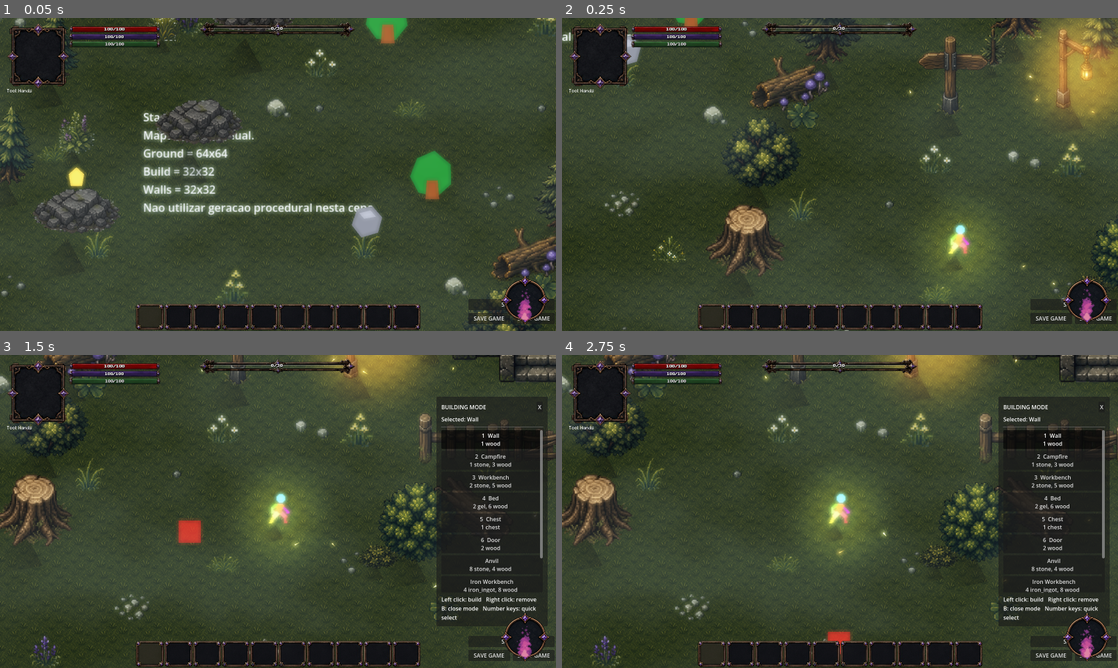
Above: before the commit, frames 1-4 (two rows, left to right).
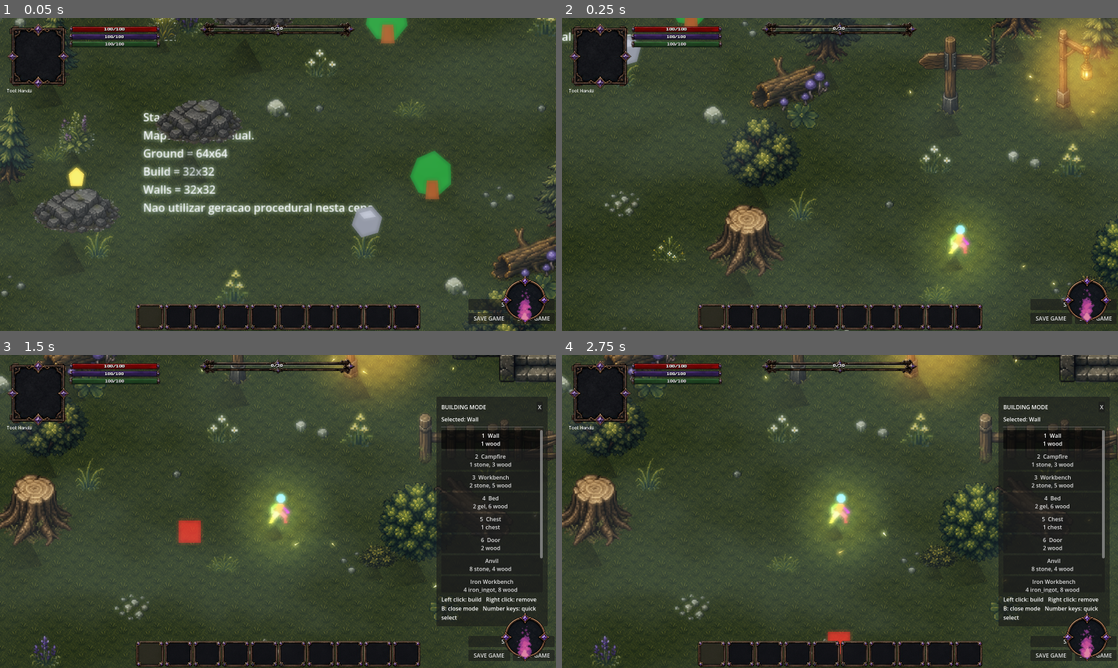
Above: after the commit, the same moments.

Repository: ramonsamagaio/Oathwake-Main
Game: Godot game, scene res://scenes/game/Game.tscn
Two runs of this game, one before a commit and one after it. Both use one fixed random seed, a clock stepped at 60 frames per second and the inputs below. This scene is started directly instead of the project's main scene.
Inputs (mouse positions are in pixels of both pictures, inside the frame that each line leads up to):
- Up to frame 1 (0.05 s): no input
- Up to frame 2 (0.25 s): no input
- Up to frame 3 (1.5 s): tap Enter at 0.5 s; move the mouse to (400, 495) at 0.52 s; hold D 0.53-1.25 s; tap B at 0.6 s; click (400, 495) at 0.67 s; tap Space at 0.77 s; drag from (166, 527) to (250, 574) at 1.27 s
- Up to frame 4 (2.75 s): click (840, 652) at 2 s

The runs differ from the first frame. In frame 1, less than 0.1% of the frame differs, in the area x 85-100%, y 48-95%; in frame 2, less than 0.1%; in frame 3, less than 0.1%; in frame 4, less than 0.1%, in the area x 3-89%, y 9-88%.

Commit message:
Attach world visual director to gameplay maps

Diff:
--- a/scripts/maps/MapRoot.gd
+++ b/scripts/maps/MapRoot.gd
@@ -5,12 +5,14 @@
 const FUNCTIONAL_GROUND_TEXTURE := preload("res://assets/generated/functional_ground_tile.svg")
 const WorldDepthRuntime := preload("res://scripts/world/WorldDepthRuntime.gd")
 const DirectionalShadowRuntime := preload("res://scripts/effects/DirectionalShadowRuntime.gd")
+const WorldVisualDirectorScript := preload("res://scripts/world/WorldVisualDirector.gd")
 
 @export var map_id: String = ""
 @export var display_name: String = ""
 @export var default_spawn_point_name: String = "PlayerSpawn"
 
 var _loaded_save_data: Dictionary = {}
+var _world_visual_director: Node2D
 
 @onready var _ground_layer: TileMapLayer = $GroundLayer
 @onready var _obstacle_layer: TileMapLayer = $ObstacleLayer
@@ -70,8 +72,21 @@
 
 
 func _ready() -> void:
+	_ensure_world_visual_director()
 	_ensure_functional_ground()
 	call_deferred("_configure_authored_prop_presentation")
+	call_deferred("_configure_authored_foliage_layers")
+
+
+func _ensure_world_visual_director() -> void:
+	_world_visual_director = get_node_or_null("WorldVisualDirector") as Node2D
+	if _world_visual_director == null:
+		_world_visual_director = WorldVisualDirectorScript.new()
+		_world_visual_director.name = "WorldVisualDirector"
+		add_child(_world_visual_director)
+		move_child(_world_visual_director, 0)
+	if _world_visual_director.has_method("configure_map"):
+		_world_visual_director.call("configure_map", map_id)
 
 
 func _configure_authored_prop_presentation() -> void:
@@ -91,6 +106,18 @@
 			"z_index": -1,
 		}
 		DirectionalShadowRuntime.apply_to_sprite(sprite, shadow_config)
+		if _world_visual_director != null and _world_visual_director.has_method("register_authored_sprite"):
+			_world_visual_director.call("register_authored_sprite", sprite)
+
+
+func _configure_authored_foliage_layers() -> void:
+	if _props_root == null or _world_visual_director == null:
+		return
+	var layers: Array[CanvasItem] = []
+	_collect_authored_foliage_layers(_props_root, layers)
+	for layer in layers:
+		if _world_visual_director.has_method("register_authored_foliage_layer"):
+			_world_visual_director.call("register_authored_foliage_layer", layer)
 
 
 func _collect_authored_prop_sprites(node: Node, output: Array[Sprite2D]) -> void:
@@ -99,6 +126,16 @@
 			output.append(child as Sprite2D)
 		if child is Node and not (child as Node).is_in_group("persistent_content_visual"):
 			_collect_authored_prop_sprites(child, output)
+
+
+func _collect_authored_foliage_layers(node: Node, output: Array[CanvasItem]) -> void:
+	for child in node.get_children():
+		if child is TileMapLayer:
+			var name_text := str(child.name).to_lower()
+			if name_text.contains("grass") or name_text.contains("foliage") or name_text.contains("vegetation"):
+				output.append(child as CanvasItem)
+		if child is Node and not (child as Node).is_in_group("persistent_content_visual"):
+			_collect_authored_foliage_layers(child, output)
 
 
 func _is_depth_sorted_authored_prop(sprite: Sprite2D) -> bool:
